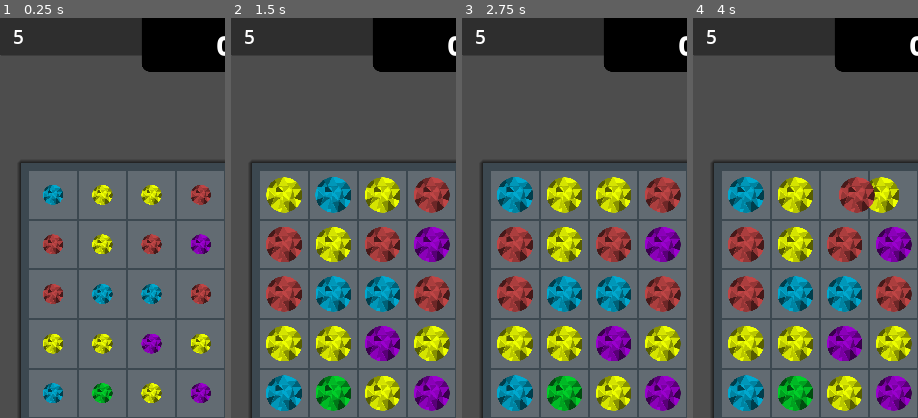
Above: before the commit, frames 1-4 (left to right).
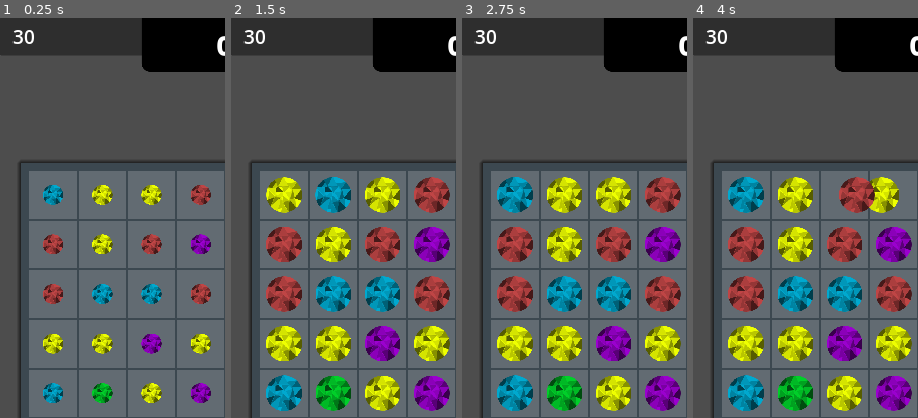
Above: after the commit, the same moments.

Repository: kuma-gee/holo-crush
Game: Godot game, scene res://src/game.tscn
Same seed, same stepped clock (60 frames per second), same inputs: the game is played once before the commit and once after it. The engine's default icon, where the game draws it, is replaced by a stand-in: a white triangle on a blue panel in a dark square.
Inputs (mouse positions are % of the whole screen's width and height, from its top left):
- Up to frame 1 (0.25 s): no input
- Up to frame 2 (1.5 s): tap Enter at 0.5 s; drag from (12, 22) to (60, 28) at 0.52 s; drag from (23, 22) to (45, 70) at 1.27 s
- Up to frame 3 (2.75 s): move the mouse to (34, 22) at 2.02 s; tap Alt at 2.1 s; click (34, 22) at 2.17 s
- Up to frame 4 (4 s): tap Space at 2.75 s; drag from (45, 22) to (20, 35) at 2.77 s; drag from (56, 22) to (55, 50) at 3.52 s
The pictures show only the part of the screen within x 0-50%, y 0-50%; the shares and areas given below are measured in that part.

The runs differ from the first frame. In frame 1, 0.1% of the frame differs, in the area x 5-16%, y 3-7%; in frame 2, 0.1%; in frame 3, 0.1%; in frame 4, 0.1%.

Commit message:
increase turns

Diff:
--- a/godot/src/game.gd
+++ b/godot/src/game.gd
@@ -4,7 +4,7 @@
 @export var grid: GridUI
 
 @export var turns_label: Label
-@export var turns := 5
+@export var turns := 30
 
 @export var gameover: Control
 @export var end_score: Label
